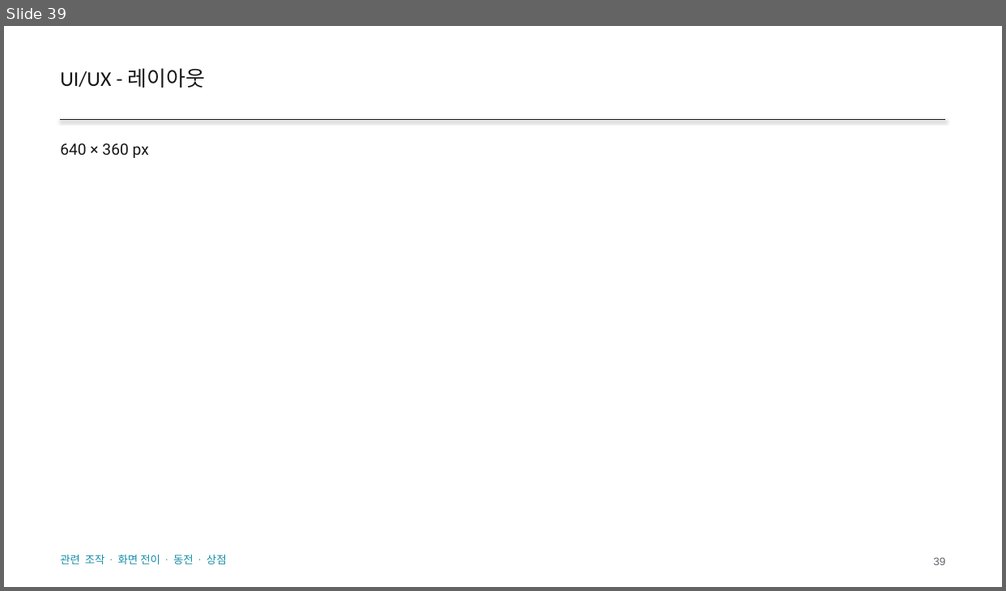
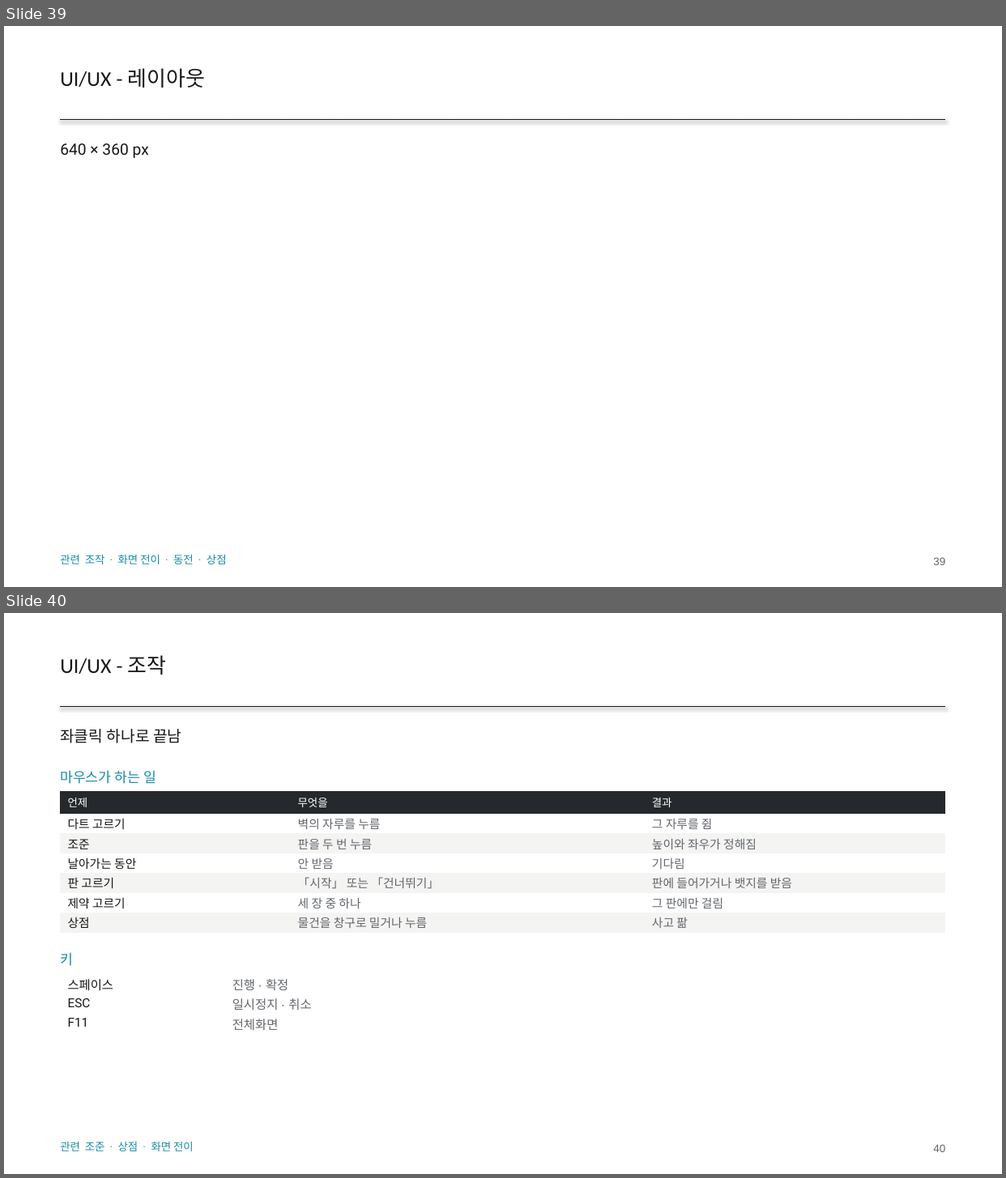
Before and after one commit to GGbong69/test-03, a slide deck: docs/HIGHTONE_기획서.pptx. Shown one above the other, each under a label of ours: slide 39 before the commit, slides 39 and 40 after it. The pictures are 1006x591 and 1006x1178 pixels, drawn with LibreOffice and Linux fonts; fonts in the diff are those of the drawing. Boxes give left, top, right and bottom in pixels: in the first picture for what was removed or moved away, otherwise in the second. Text is boxed around its words. In the diff, an @@ line names an element or a change of style, - is before the commit and + after.

```diff
--- a/docs/HIGHTONE_기획서.pptx
+++ b/docs/HIGHTONE_기획서.pptx
@@ slide 40 added at box(4, 613, 1002, 1174), background #FFFFFF @@
@@ text added at box(60, 655, 166, 675), 20.2 pt, text #171717 @@
+UI/UX - 조작
@@ line added from (60, 707) to (946, 707), #171717 1 pt @@
@@ text added at box(60, 729, 181, 743), 15 pt, text #171717 @@
+좌클릭 하나로 끝남
@@ text added at box(60, 770, 156, 784), 13.5 pt, text #168DA8 @@
+마우스가 하는 일
@@ table added at box(60, 791, 946, 933), 7 rows, 3 columns @@
+언제 | 무엇을 | 결과
+다트 고르기 | 벽의 자루를 누름 | 그 자루를 쥠
+조준 | 판을 두 번 누름 | 높이와 좌우가 정해짐
+날아가는 동안 | 안 받음 | 기다림
+판 고르기 | 「시작」 또는 「건너뛰기」 | 판에 들어가거나 뱃지를 받음
+제약 고르기 | 세 장 중 하나 | 그 판에만 걸림
+상점 | 물건을 창구로 밀거나 누름 | 사고 팖
@@ text added at box(60, 952, 73, 966), 13.5 pt, text #168DA8 @@
+키
@@ table added at box(60, 973, 946, 1033), 3 rows, 2 columns @@
+스페이스 | 진행 · 확정
+ESC | 일시정지 · 취소
+F11 | 전체화면
@@ text added at box(60, 1142, 194, 1152), 10.5 pt, text #168DA8 @@
+관련 조준 · 상점 · 화면 전이
@@ text added at box(933, 1144, 945, 1152), 10.5 pt, text #62666C @@
+40
```
Also in this commit, not shown: 2 slides changed, 1 other slide added, 2 slides removed, 2 other files.
